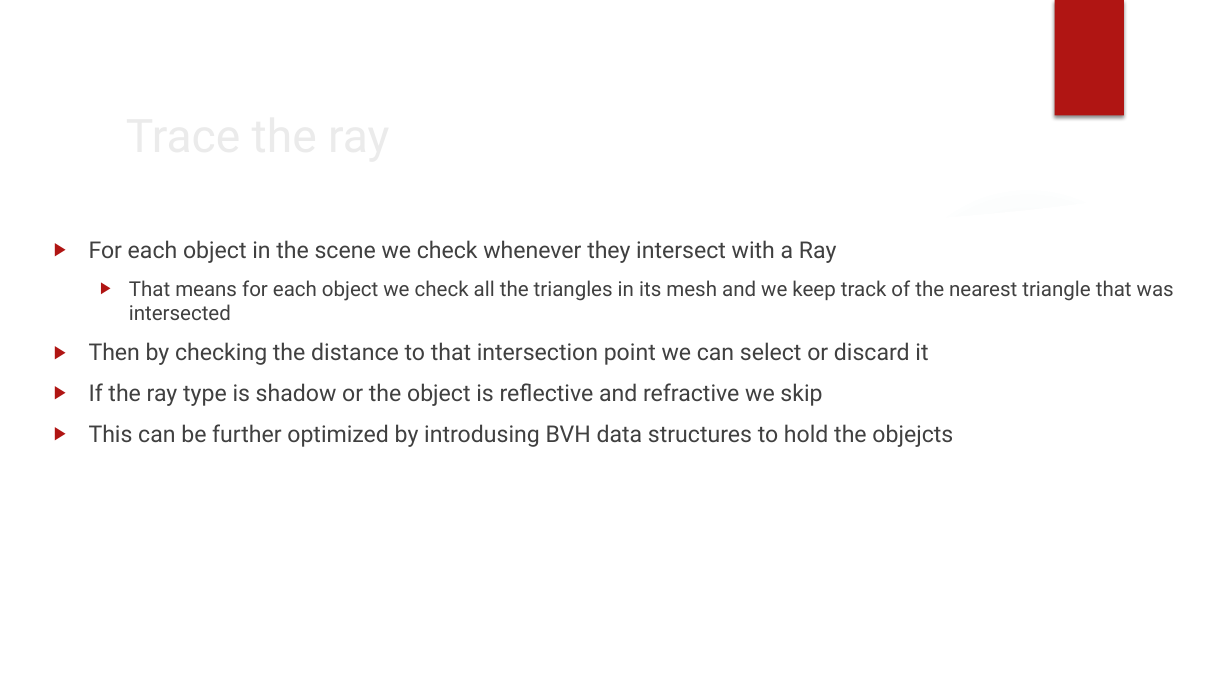
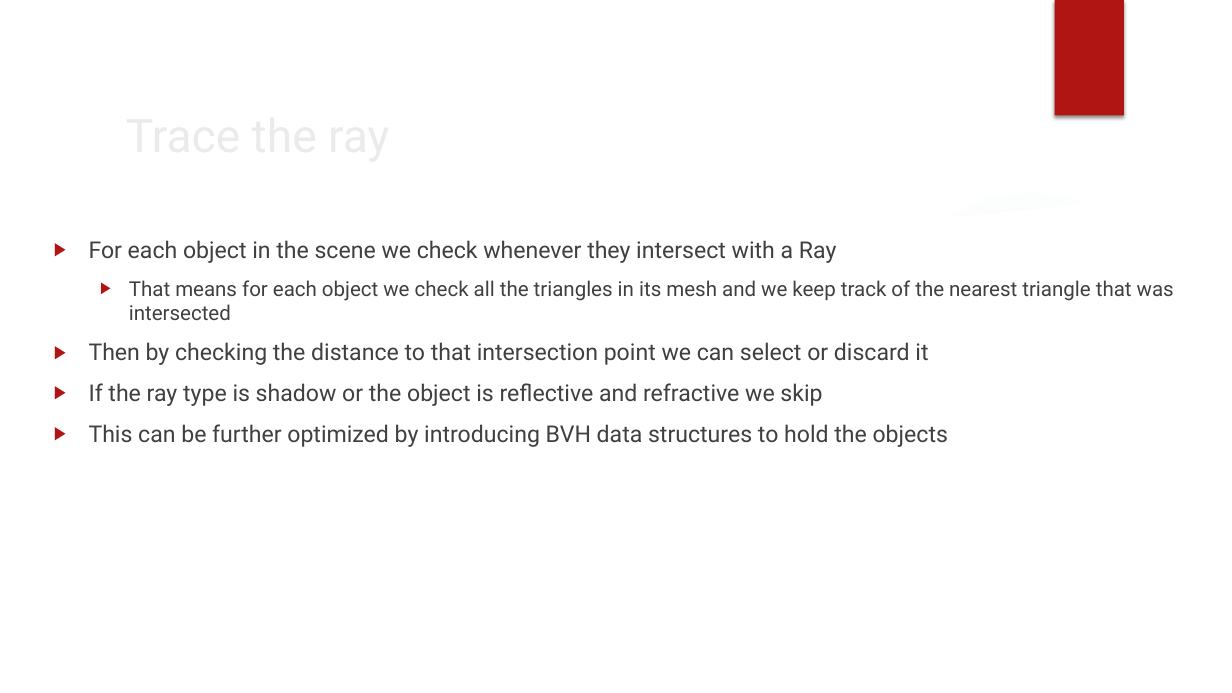
Before and after one commit to koxakis/RayTracing_FPGA, a slide deck: slide 12 of documentation/software/Base_render_system_documentation.pptx (slide 11 before the commit). Drawn at 1232x693 pixels with LibreOffice and Linux fonts; fonts in the diff are those of the drawing; background and template pictures are left out. Boxes give left, top, right and bottom in pixels: in the first picture for what was removed or moved away, otherwise in the second. Text is boxed around its words. In the diff, an @@ line names an element or a change of style, - is before the commit and + after.

Commit message:
further improoving all materials scene

```diff
--- a/documentation/software/Base_render_system_documentation.pptx
+++ b/documentation/software/Base_render_system_documentation.pptx
@@ text at [89,424,948,447]: text changed @@
-▶ This can be further optimized by introdusing BVH data structures to hold the objejcts
+▶ This can be further optimized by introducing BVH data structures to hold the objects
```
Also in this commit, not shown: 12 other slides changed, 1 slide added, 3 other files.
